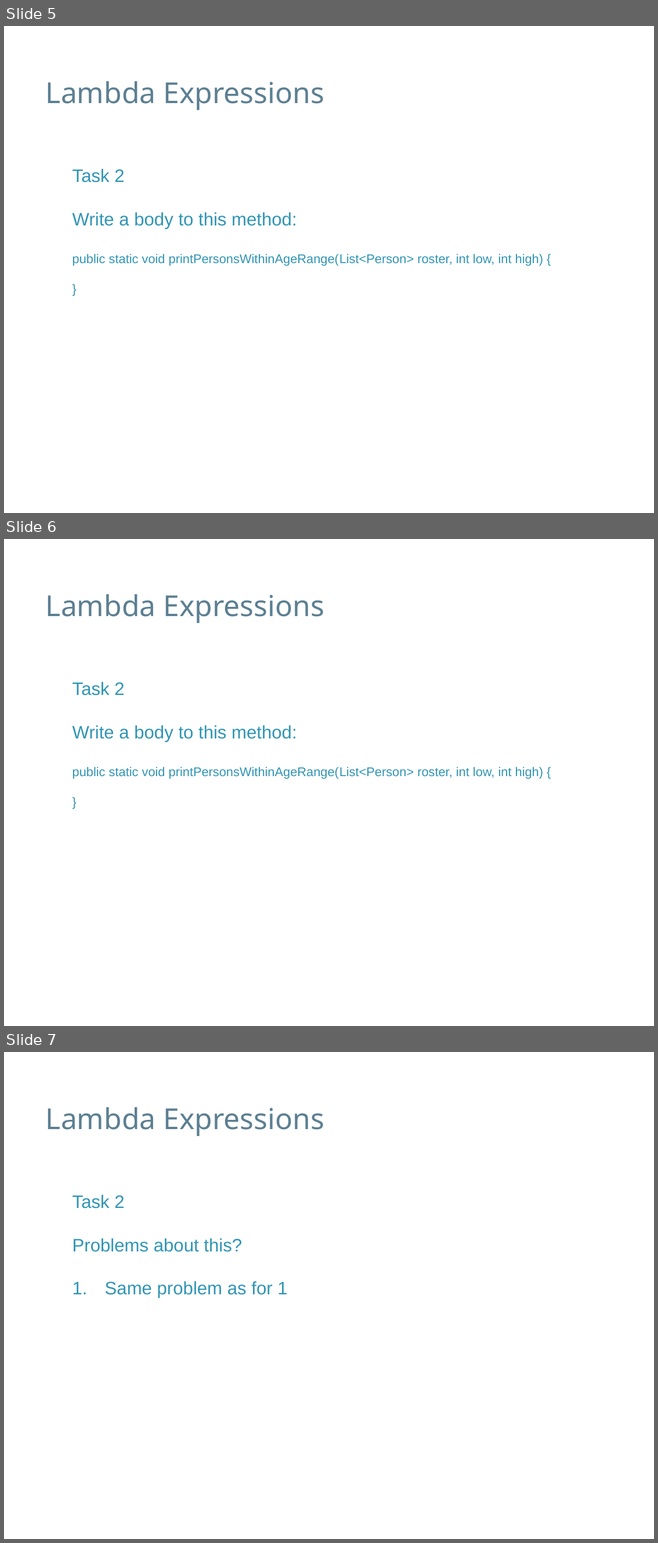
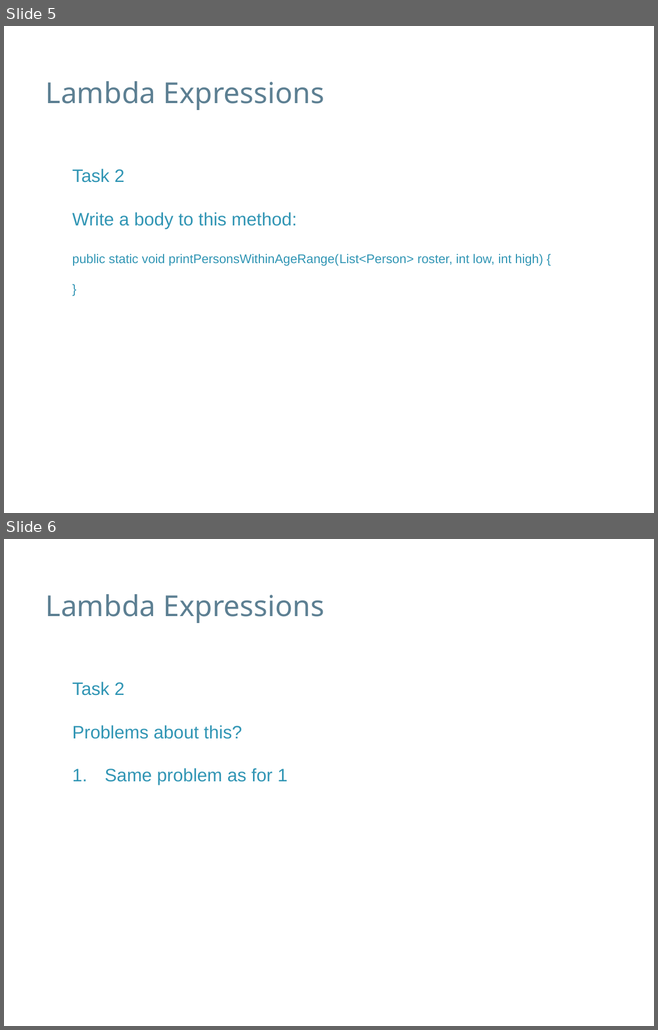
Before and after one commit to speedyswedy/Lambda, a slide deck: slides/Java 8 - Lambda Expresssions.pptx. Shown one above the other, each under a label of ours: slides 5, 6 and 7 before the commit, slides 5 and 6 after it. The pictures are 658x1543 and 658x1030 pixels, drawn with LibreOffice and Linux fonts; fonts in the diff are those of the drawing; background and template pictures are left out. Boxes give left, top, right and bottom in pixels: in the first picture for what was removed or moved away, otherwise in the second. Text is boxed around its words. In the diff, an @@ line names an element or a change of style, - is before the commit and + after.

Commit message:
Lambda expressions powerpoint2

```diff
--- a/slides/Java 8 - Lambda Expresssions.pptx
+++ b/slides/Java 8 - Lambda Expresssions.pptx
@@ slide 6 removed at (4, 539, 654, 1026), background #FFFFFF @@
@@ text removed at (46, 594, 325, 623) @@
-Lambda Expressions
@@ text removed at (72, 682, 543, 779) @@
-Task 2
-Write a body to this method:
-public static void printPersonsWithinAgeRange(List<Person> roster, int low, int high) {
-}
@@ what was slide 7 is now slide 6 @@
```
Also in this commit, not shown: 2 slides added.
